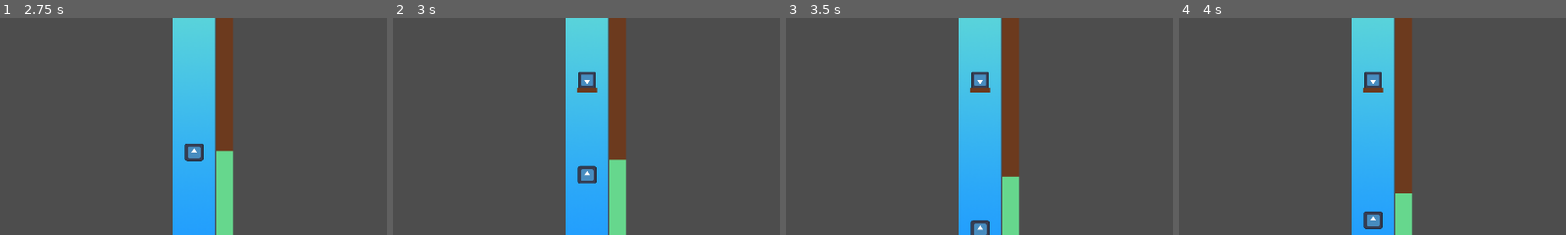
Above: before the commit, frames 1-4 (left to right).
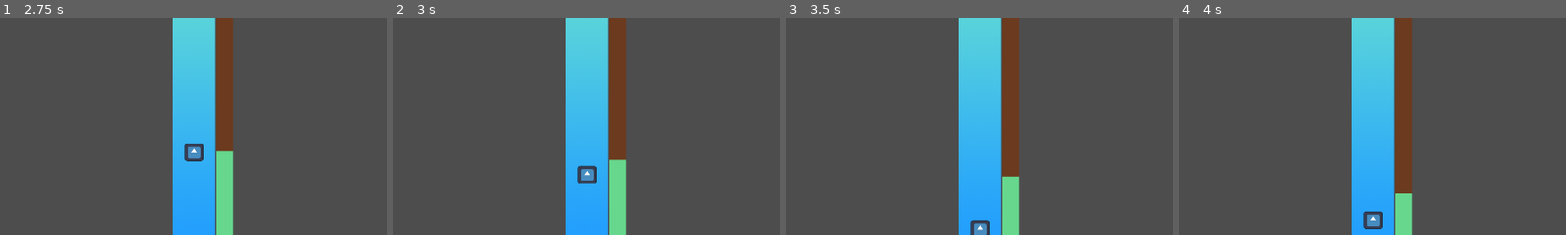
Above: after the commit, the same moments.

Repository: Anjellyrika/fishdew
Game: Godot game, scene res://src/main_level.tscn
The game is run twice, just before and just after one commit, with the same random seed, the same clock (stepped at 60 frames per second) and the same inputs. The engine's default icon, where the game draws it, is replaced by a stand-in: a white triangle on a blue panel in a dark square.
Inputs (mouse positions are % of the whole screen's width and height, from its top left):
- Up to frame 1 (2.75 s): tap Enter at 0.5, 1.35 s; move the mouse to (72, 45) at 0.52 s; hold Space (up) from 0.53 s (still down); click (72, 45) at 0.67 s; move the mouse to (30, 55) at 1.27 s; move the mouse to (60, 28) at 2.02 s; tap F at 2.1 s
- Up to frame 2 (3 s): keep holding Space (up); move the mouse to (45, 70) at 2.77 s; click (45, 70) at 2.92 s
- Up to frame 3 (3.5 s): keep holding Space (up)
- Up to frame 4 (4 s): keep holding Space (up); move the mouse to (80, 65) at 3.52 s; tap Enter at 3.6 s
The pictures show only the part of the screen within x 26-76%, y 31-80%; the shares and areas given below are measured in that part.

Frame 1 is identical in both runs. In frame 2, 0.5% of the frame differs, in the area x 47-53%, y 24-35%; in frame 3, 0.5%; in frame 4, 0.5%.

Commit message:
feat: implement progress bar for treasure chest

Diff:
--- a/src/chest.gd
+++ b/src/chest.gd
@@ -7,7 +7,6 @@
 
 func _on_body_entered(body):
 	if body.get_name() == "Bobber":
-		print("score up")
 		treasureProgressUp.emit()
 
 func _on_body_exited(body):
--- a/src/chest.tscn
+++ b/src/chest.tscn
@@ -37,3 +37,6 @@
 script = ExtResource("2_b1yqj")
 chest = NodePath("..")
 metadata/_edit_use_anchors_ = true
+
+[connection signal="body_entered" from="." to="." method="_on_body_entered"]
+[connection signal="body_exited" from="." to="." method="_on_body_exited"]
--- a/src/chest_spawner.gd
+++ b/src/chest_spawner.gd
@@ -16,17 +16,14 @@
 var rand_num: int
 
 func _ready():
-	chest.treasureProgressUp.connect(propagateScoreUp)
-	chest.treasureProgressDown.connect(propagateScoreDown)
+	pass
 
 func _process(_delta):
-#	print(state)
 	match state:
 		NonExistent:
 			pass
 		Spawning: # attempt to spawn a chest
 			rand_num = randi_range(1,8)
-			print("randnum: ", rand_num)
 			if rand_num == 1:
 				chest.position = Vector2(top_edge.x, randf_range(top_edge.y + edge_width, bottom_edge.y - edge_width))
 				add_child(chest)
@@ -39,9 +36,3 @@
 func _on_timer_timeout():
 	if state == NonExistent:
 		state = Spawning
-
-func propagateScoreUp():
-	print("treasure up")
-
-func propagateScoreDown():
-	print("treasure down")
--- a/src/chest_spawner.tscn
+++ b/src/chest_spawner.tscn
@@ -9,7 +9,7 @@
 [node name="Chest" parent="." instance=ExtResource("2_m301v")]
 
 [node name="Timer" type="Timer" parent="."]
-wait_time = 2.54
+wait_time = 5.0
 autostart = true
 
 [connection signal="timeout" from="Timer" to="." method="_on_timer_timeout"]
